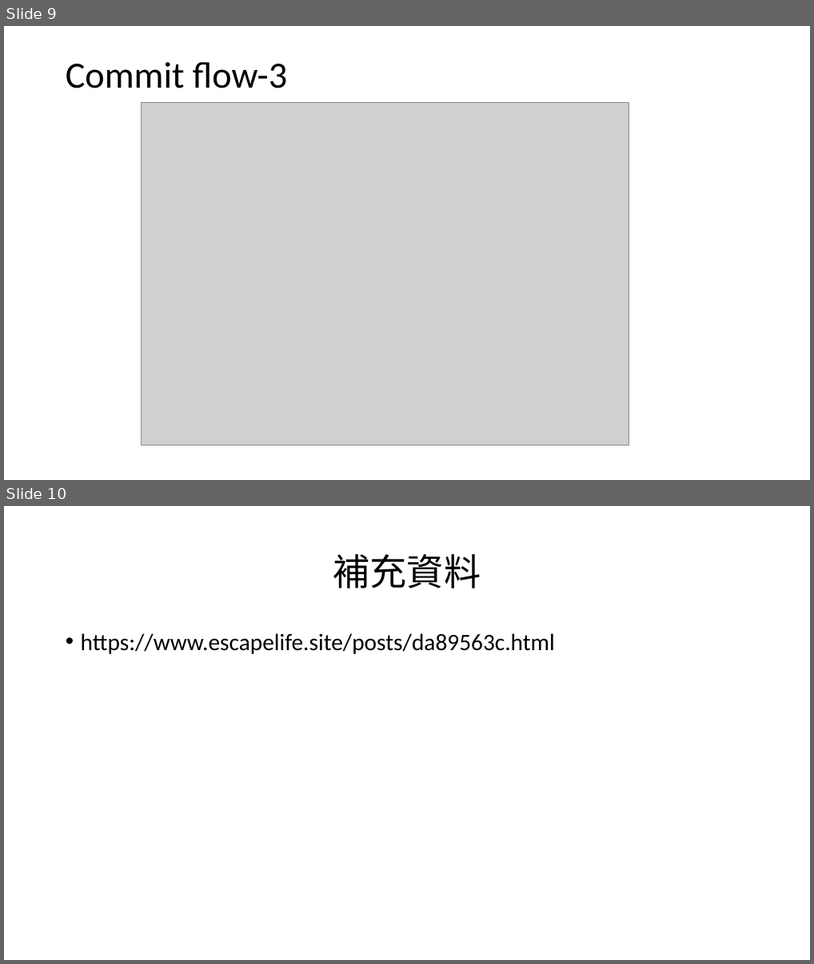
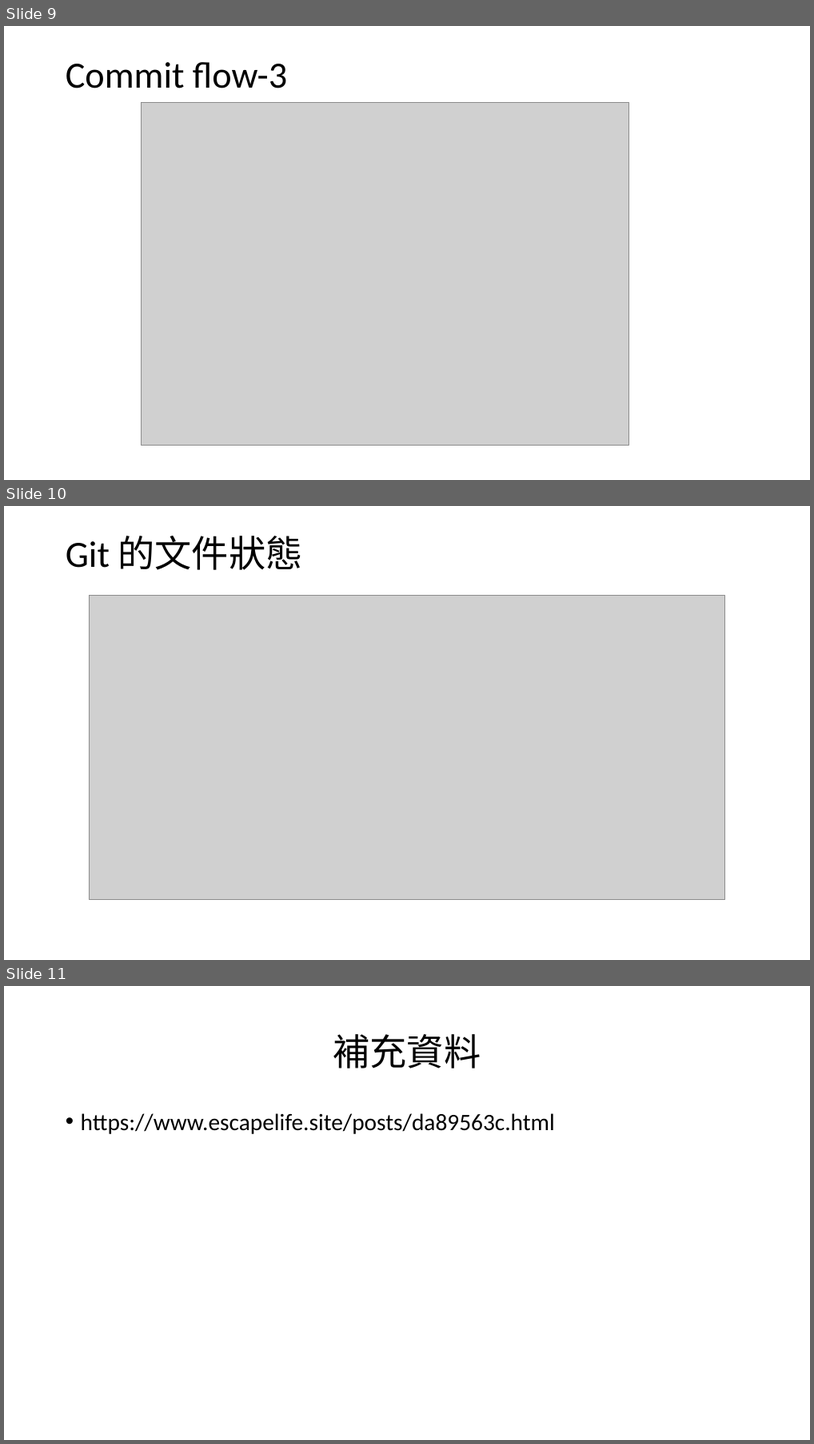
Before and after one commit to PaulHuang1/Git-CI-CD, a slide deck: Git_GitHub_GitLab 完全教程.pptx. Shown one above the other, each under a label of ours: slides 9 and 10 before the commit, slides 9, 10 and 11 after it. The pictures are 814x964 and 814x1444 pixels, drawn with LibreOffice and Linux fonts; fonts in the diff are those of the drawing; grey boxes stand for pictures. Boxes give left, top, right and bottom in pixels: in the first picture for what was removed or moved away, otherwise in the second. Text is boxed around its words. In the diff, an @@ line names an element or a change of style, - is before the commit and + after.

Commit message:
Lesson 2.Git Local Deep Dive 基本原理詳解 -20

```diff
--- a/Git_GitHub_GitLab 完全教程.pptx
+++ b/Git_GitHub_GitLab 完全教程.pptx
@@ slide 10 added at bbox=[4, 506, 810, 960], background #FFFFFF @@
@@ title added at bbox=[66, 536, 303, 570], 44 pt, text #000000 @@
+Git 的文件狀態
@@ picture added at bbox=[90, 595, 725, 900] @@
@@ what was slide 10 is now slide 11 @@
```
